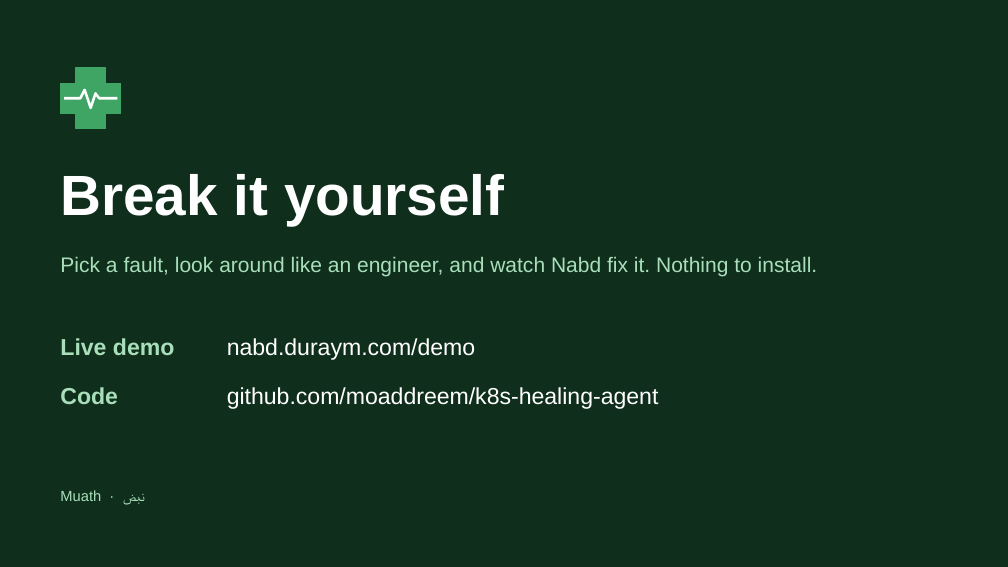
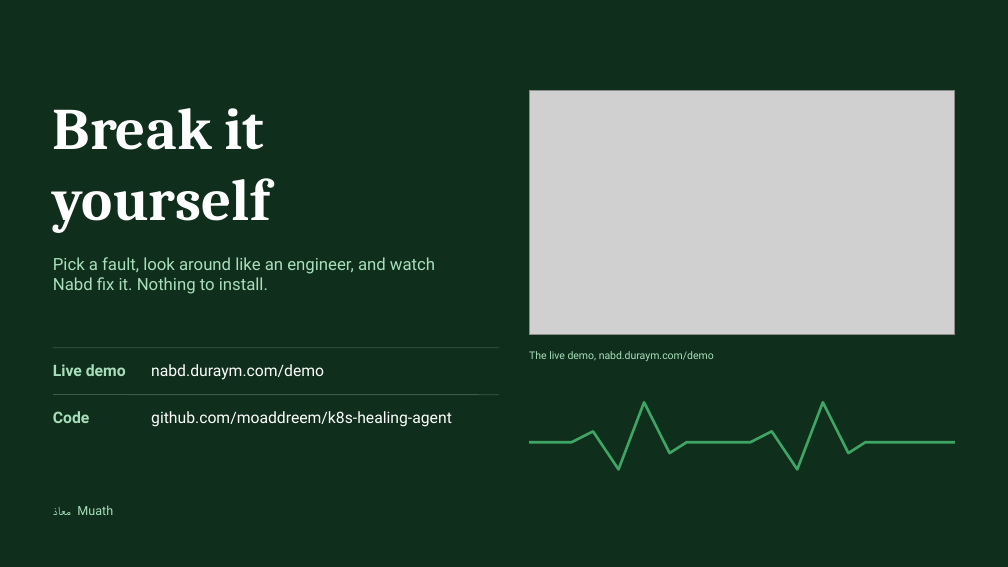
Before and after one commit to moaddreem/k8s-healing-agent, a slide deck: slide 10 of submission/Nabd-deck.pptx. Drawn at 1008x567 pixels with LibreOffice and Linux fonts; fonts in the diff are those of the drawing; grey boxes stand for pictures. Boxes give left, top, right and bottom in pixels: in the first picture for what was removed or moved away, otherwise in the second. Text is boxed around its words. In the diff, an @@ line names an element or a change of style, - is before the commit and + after.

```diff
--- a/submission/Nabd-deck.pptx
+++ b/submission/Nabd-deck.pptx
@@ plus removed at [60,68,121,129] @@
@@ freeform shape removed at [60,68,121,129] @@
@@ text "Break it yourself": place and size @@
-text "Break it yourself" at [60,174,504,225]
+text "Break it yourself" at [53,108,270,232]
@@ text "Break it yourself" at [53,108,270,232]: size 54 to 56 pt, font Arial to Cambria; vertical alignment middle to top @@
@@ picture added at [529,91,955,335] @@
@@ text "Pick a fault, look around ...": place and size @@
-text "Pick a fault, look around ..." at [60,256,818,277]
+text "Pick a fault, look around ..." at [53,257,435,294]
@@ text "Pick a fault, look around ..." at [53,257,435,294]: size 20 to 16 pt, font Arial to Roboto; vertical alignment middle to top @@
@@ text "Live demo": place and size @@
-text "Live demo" at [60,338,174,355]
+text "Live demo" at [53,364,126,376]
@@ line added from (53, 348) to (499, 348), #3A5C48 0.75 pt @@
@@ size 22 to 15 pt, font Arial to Roboto in 4 elements at [53,411,90,423], [151,411,452,427], [53,364,126,376], [151,364,324,380] @@
@@ text "nabd.duraym.com/demo": place and size @@
-text "nabd.duraym.com/demo" at [227,338,475,360]
+text "nabd.duraym.com/demo" at [151,364,324,380]
@@ text added at [529,351,714,361], 10 pt, text #A8DFBA @@
+The live demo, nabd.duraym.com/demo
@@ text "Code": place and size @@
-text "Code" at [60,387,118,404]
+text "Code" at [53,411,90,423]
@@ line added from (53, 395) to (499, 395), #3A5C48 0.75 pt @@
@@ text "github.com/moaddreem/k8s-healing-agent": place and size @@
-text "github.com/moaddreem/k8s-healing-agent" at [227,387,659,409]
+text "github.com/moaddreem/k8s-healing-agent" at [151,411,452,427]
@@ freeform shape added at [529,397,955,488], outline #3FA565 2.5 pt @@
@@ text at [77,505,113,515]: text changed; size 14 to 12 pt; font Arial to Roboto @@
-Muath · نبض
+Muath معاذ
```
Also in this commit, not shown: 8 other slides changed, 1 slide added, 1 slide removed, 2 other files.
